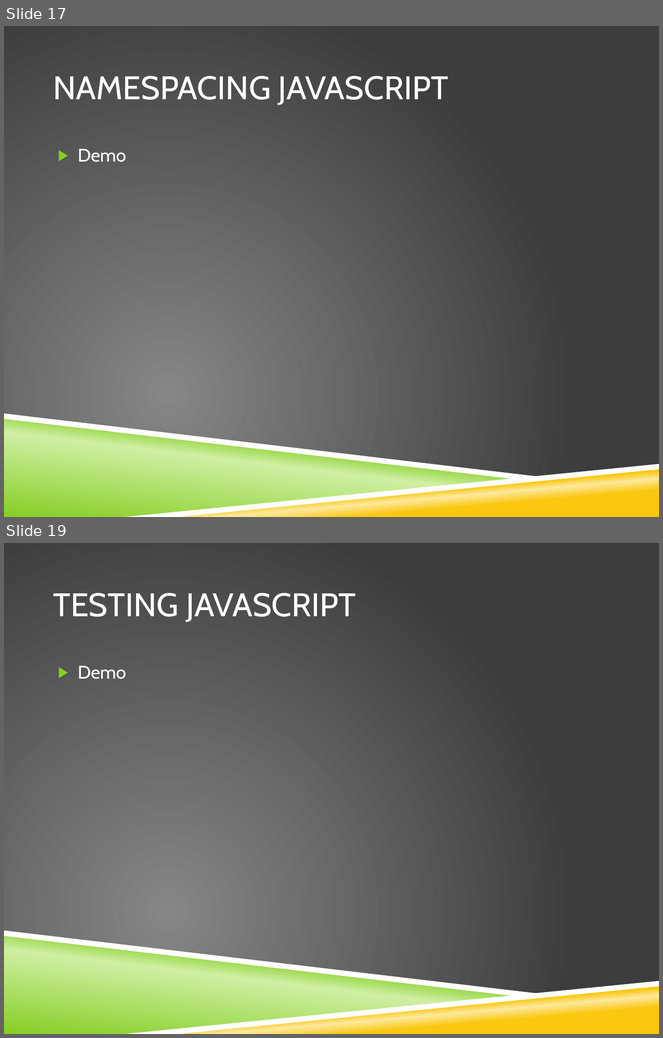
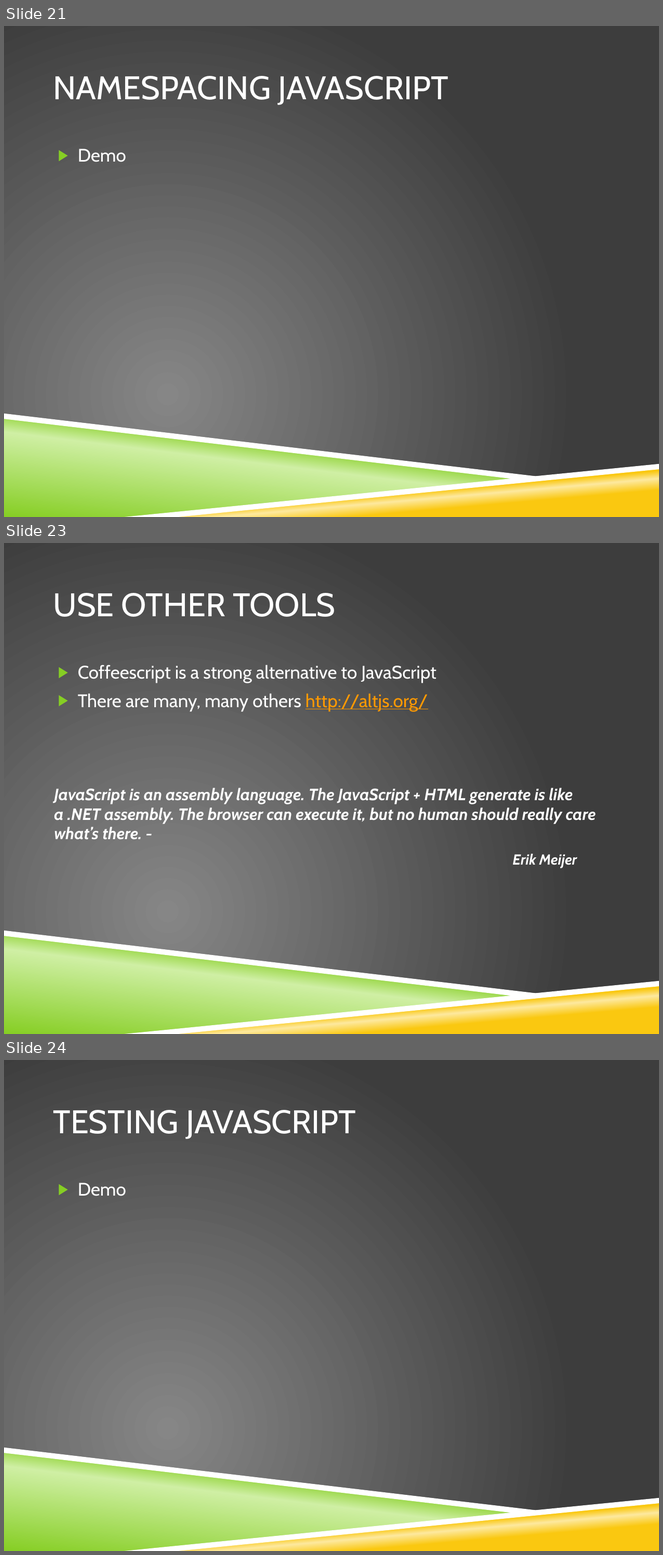
Before and after one commit to stimms/SinglePageApplications, a slide deck: Building Single page applications.pptx. Shown one above the other, each under a label of ours: slides 17 and 19 before the commit, slides 21, 23 and 24 after it; the slides between them are not shown. The pictures are 663x1038 and 663x1555 pixels, drawn with LibreOffice and Linux fonts; fonts in the diff are those of the drawing; background and template pictures are left out. Boxes give left, top, right and bottom in pixels: in the first picture for what was removed or moved away, otherwise in the second. Text is boxed around its words. In the diff, an @@ line names an element or a change of style, - is before the commit and + after.

```diff
--- a/Building Single page applications.pptx
+++ b/Building Single page applications.pptx
@@ slide 23 added at (x1=4, y1=543, x2=659, y2=1034), background picture (left out); not listed: 4 template elements that a slide beside it also shows @@
@@ title added at (x1=53, y1=593, x2=335, y2=617), 36 pt, text #FFFFFF @@
+USE OTHER TOOLS
@@ text added at (x1=78, y1=665, x2=437, y2=711), 20 pt, text #FFFFFF @@
+▶ Coffeescript is a strong alternative to JavaScript
+▶ There are many, many others http://altjs.org/
@@ text added at (x1=54, y1=788, x2=596, y2=840), 18 pt, text #FFFFFF, bold, italic @@
+JavaScript is an assembly language. The JavaScript + HTML generate is like a .NET assembly. The browser can execute it, but no human should really care what’s there. -
@@ text added at (x1=513, y1=854, x2=577, y2=868), 16 pt, text #FFFFFF, bold, italic @@
+Erik Meijer
@@ what was slide 17 is now slide 21 @@
@@ what was slide 19 is now slide 24 @@
```
Also in this commit, not shown: 1 slide changed, 4 other slides added, 11 other files.
